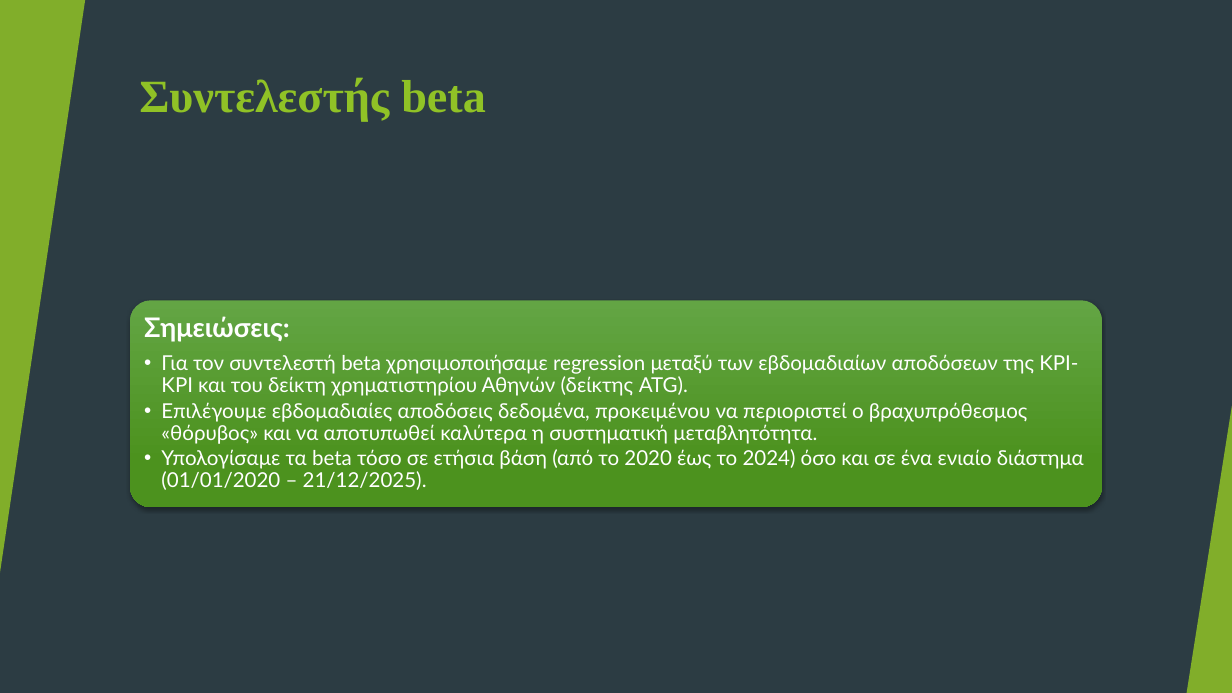
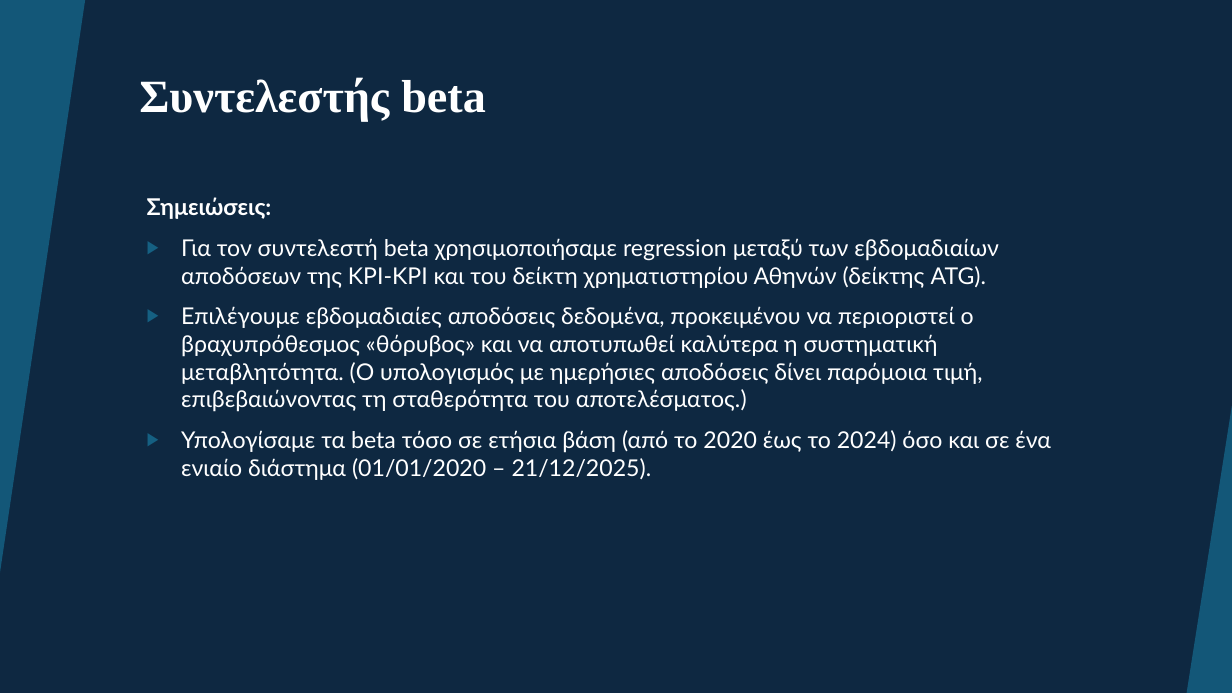
Before and after one commit to koutsompinask/MSC, a slide deck: slide 5 of semester C/Financial_Analysis/Kri-Kri-Analysis-Koutsompinas.pptx (slide 2 before the commit). Drawn at 1232x693 pixels with LibreOffice and Linux fonts; fonts in the diff are those of the drawing. Boxes give left, top, right and bottom in pixels: in the first picture for what was removed or moved away, otherwise in the second. Text is boxed around its words. In the diff, an @@ line names an element or a change of style, - is before the commit and + after.

```diff
--- a/semester C/Financial_Analysis/Kri-Kri-Analysis-Koutsompinas.pptx
+++ b/semester C/Financial_Analysis/Kri-Kri-Analysis-Koutsompinas.pptx
@@ background #2C3C43 to #0E2841 @@
@@ rectangle at box(0, 0, 1232, 693): fill #2C3C43 to #0E2841 @@
@@ freeform shape at box(928, 0, 1232, 693): fill #90C226 at 30% opacity to #156082 at 30% opacity @@
@@ freeform shape at box(944, 0, 1232, 693): fill #3F7819 at 70% opacity to #C04F15 at 70% opacity @@
@@ freeform shape at box(970, 0, 1232, 693): fill #90C226 at 20% opacity to #156082 at 20% opacity @@
@@ freeform shape at box(1102, 0, 1232, 693): fill #C0E474 at 70% opacity to #46B1E1 at 70% opacity @@
@@ freeform shape at box(1105, 0, 1232, 693): fill #90C226 at 65% opacity to #156082 at 65% opacity @@
@@ title "Συντελεστής beta" at box(139, 77, 486, 121): text colour #90C226 to #FFFFFF @@
@@ text "Σημειώσεις:": place and size @@
-text "Σημειώσεις:" at box(144, 316, 1084, 490)
+text "Σημειώσεις:" at box(147, 197, 1051, 480)
@@ text at box(147, 197, 1051, 480): size 21 to 18 pt in "Σημειώσεις:"; size 16 to 18 pt in "Για τον συντελεστή beta χρησιμοποιήσαμε regression μεταξύ ...", "Υπολογίσαμε τα beta τόσο σε ετήσια βάση ..."; line spacing 0.9 to 1; more space between paragraphs; bullet • to ▶; list level 2 to 1 in "Για τον συντελεστή beta χρησιμοποιήσαμε ..."; list level 2 to 1 in "Υπολογίσαμε τα beta τόσο σε ..." @@
@@ rounded rectangle removed at box(130, 300, 1103, 507) @@
@@ text at box(181, 306, 982, 412): text changed; size 16 to 18 pt @@
-  • Επιλέγουμε εβδομαδιαίες αποδόσεις δεδομένα, προκειμένου να περιοριστεί ο βραχυπρόθεσμος «θόρυβος» και να αποτυπωθεί καλύτερα η συστηματική μεταβλητότητα.
+▶ Επιλέγουμε εβδομαδιαίες αποδόσεις δεδομένα, προκειμένου να περιοριστεί ο βραχυπρόθεσμος «θόρυβος» και να αποτυπωθεί καλύτερα η συστηματική μεταβλητότητα. (Ο υπολογισμός με ημερήσιες αποδόσεις δίνει παρόμοια τιμή, επιβεβαιώνοντας τη σταθερότητα του αποτελέσματος.)
@@ triangle at box(903, 308, 1232, 693): fill #54A021 at 72% opacity to #E97132 at 72% opacity @@
@@ triangle at box(1048, 363, 1232, 693): fill #90C226 at 80% opacity to #156082 at 80% opacity @@
@@ fill #90C226 at 85% opacity to #156082 at 85% opacity in 3 elements at box(0, 0, 85, 573), box(1187, 406, 1232, 693), box(0, 406, 45, 693) @@
```
Also in this commit, not shown: 5 other slides changed, 17 slides added, 1 other file.
